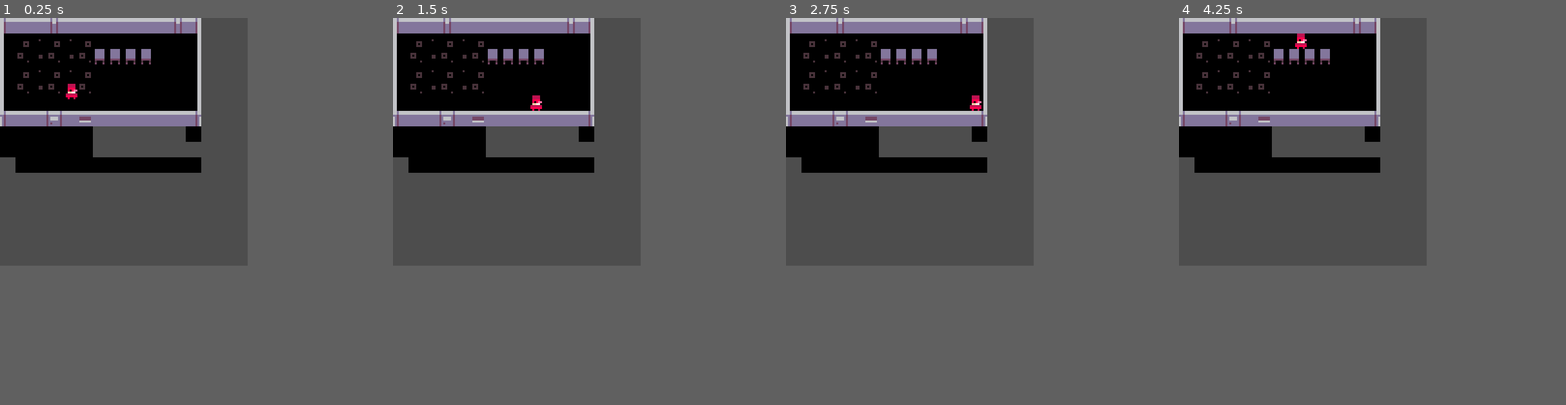
Above: before the commit, frames 1-4 (left to right).
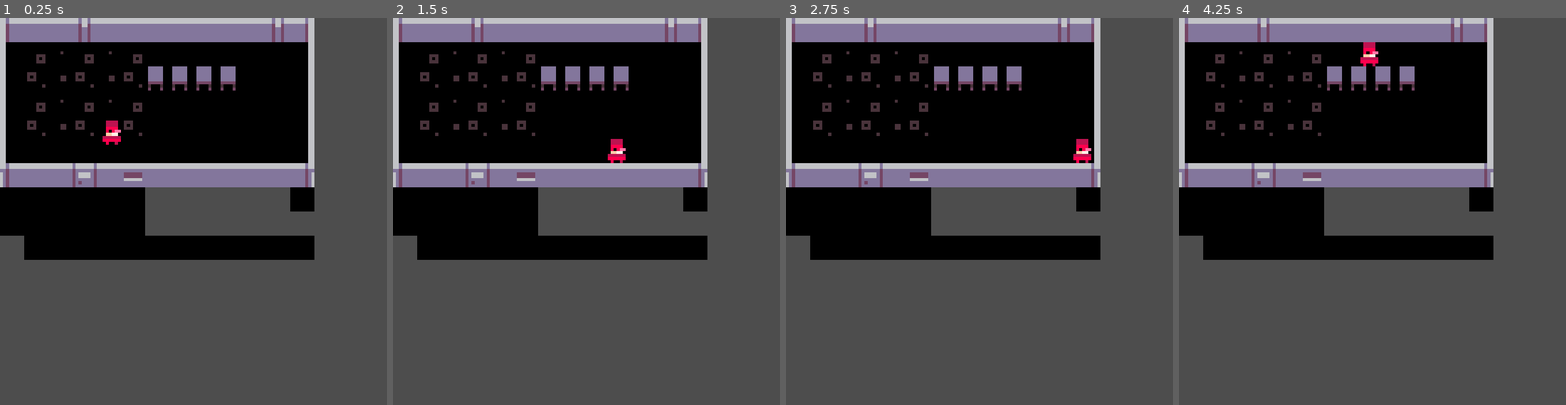
Above: after the commit, the same moments.

Repository: dwexel/global_game_jam_2026
Game: Godot game, scene res://Main.tscn
Two runs of this game, one before a commit and one after it. Both use one fixed random seed, a clock stepped at 60 frames per second and the inputs below.
Inputs:
- Up to frame 1 (0.25 s): no input
- Up to frame 2 (1.5 s): tap Enter at 0.5 s; hold D (right) 0.53-1.28 s; hold S (down) from 1.28 s (still down)
- Up to frame 3 (2.75 s): tap Space at 2 s; release S (down) at 2.03 s; hold D (right) from 2.03 s (still down)
- Up to frame 4 (4.25 s): release D (right) at 2.78 s; hold W (up) 2.78-3.53 s; hold A (left) from 3.53 s (still down)
In our replay, the window is 512x512 before the commit and 800x800 after it. These sizes can differ from the game's own. Grey fills any space a smaller window leaves; there, only what the larger window draws over its background counts as a difference.

The runs differ from the first frame. In frame 1, 34% of the frame differs, in the area x 0-82%, y 0-63%; in frame 2, 34%; in frame 3, 34%; in frame 4, 34%.

Commit message:
fixed playable window

Diff:
--- a/Main.tscn
+++ b/Main.tscn
@@ -139,13 +139,13 @@
 physics_layer_0/collision_layer = 1
 sources/0 = SubResource("TileSetAtlasSource_r0du0")
 
-[node name="Main" type="Node2D"]
+[node name="Main" type="Node2D" unique_id=1478984765]
 
-[node name="Level" type="TileMapLayer" parent="."]
+[node name="Level" type="TileMapLayer" parent="." unique_id=448670685]
 tile_map_data = PackedByteArray("AAAAAAAAAAAKAAIAAAABAAAAAAALAAUAAAACAAAAAAALAAUAAAADAAAAAAALAAIAAAAEAAAAAAALAAUAAAAFAA …(1776 unchanged characters)…
 tile_set = SubResource("TileSet_cm0pq")
 script = ExtResource("2_r0du0")
 
-[node name="PlayerCharacter" parent="." instance=ExtResource("1_glv2v")]
+[node name="PlayerCharacter" parent="." unique_id=1723248491 instance=ExtResource("1_glv2v")]
 position = Vector2(37, 38)
 collision_mask = 3
--- a/project.godot
+++ b/project.godot
@@ -8,18 +8,24 @@
 
 config_version=5
 
+[animation]
+
+compatibility/default_parent_skeleton_in_mesh_instance_3d=true
+
 [application]
 
 config/name="New Game Project"
 run/main_scene="uid://cqow47bch5ocs"
-config/features=PackedStringArray("4.5", "Forward Plus")
+config/features=PackedStringArray("4.6", "Forward Plus")
 config/icon="res://icon.svg"
 
 [display]
 
-window/size/viewport_width=128
-window/size/viewport_height=128
+window/size/viewport_width=1024
+window/size/viewport_height=1024
 window/stretch/mode="viewport"
+window/stretch/scale=8.0
+window/stretch/scale_mode="integer"
 
 [input]
 
Not shown: 1 places in Main.tscn that only renumber resources
